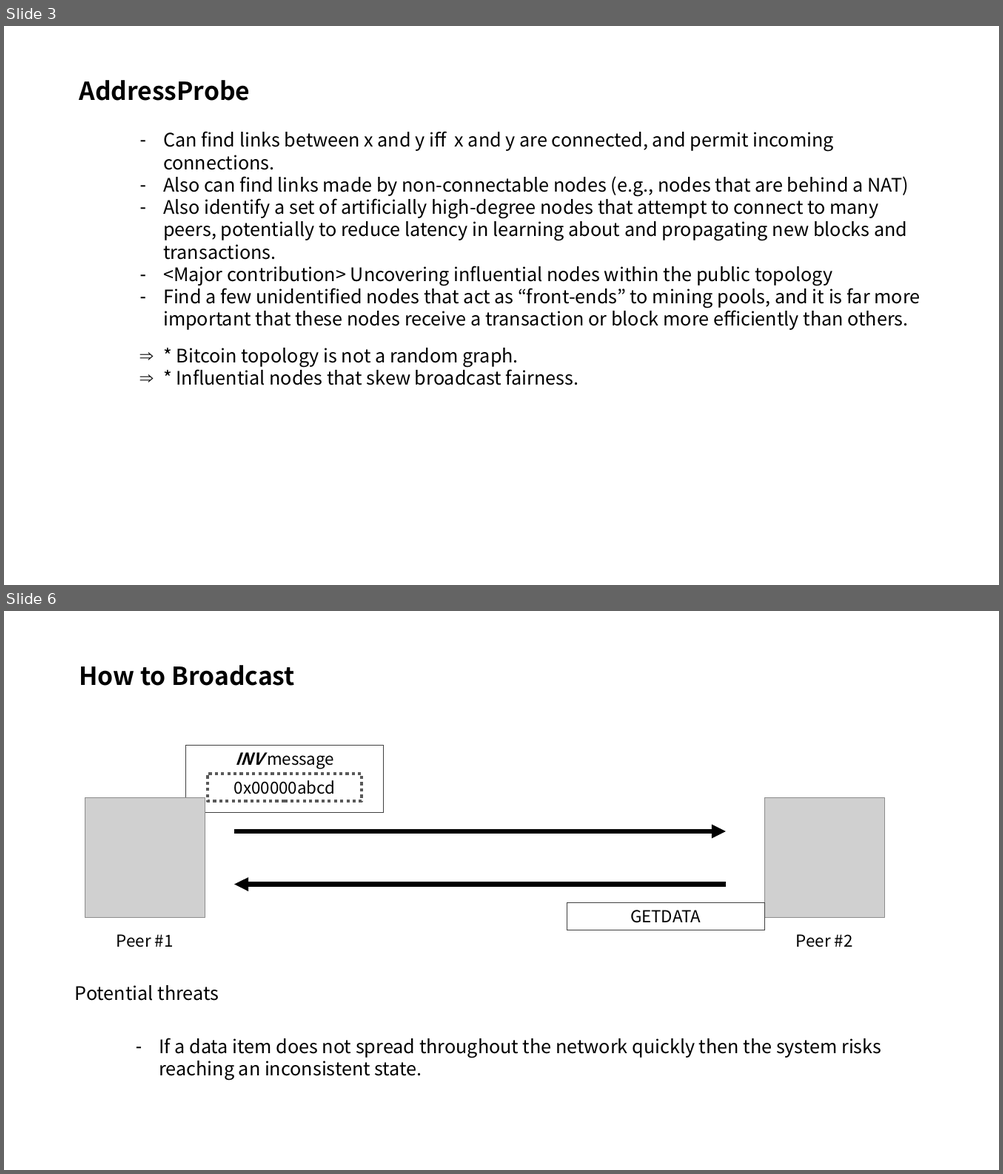
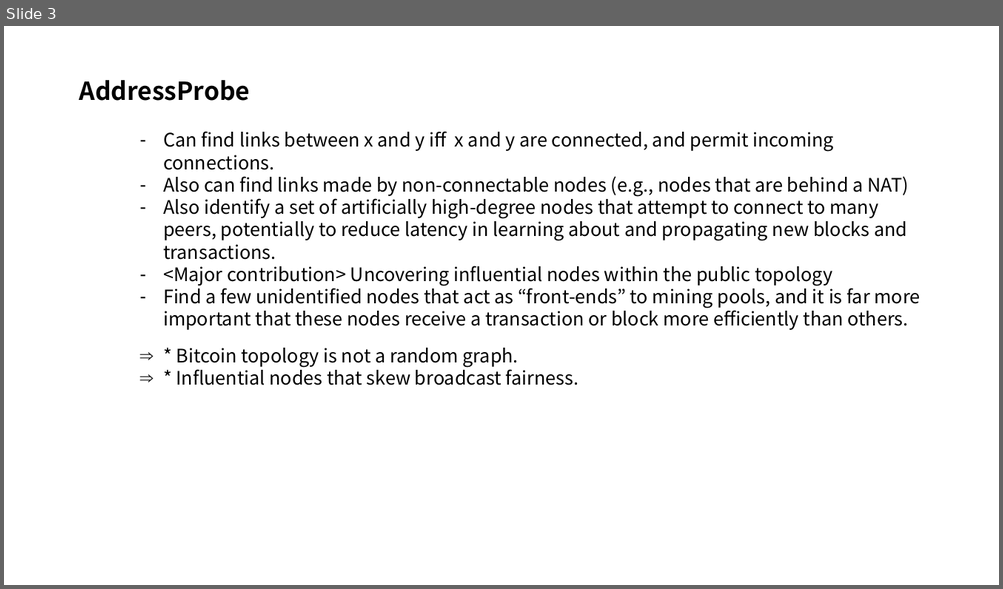
Before and after one commit to FelixSeol/paper, a slide deck: discovering/Discovering Bitcoin's Public topology.pptx. Shown one above the other, each under a label of ours: slides 3 and 6 before the commit, slide 3 after it; the slides between them are not shown. The pictures are 1003x1174 and 1003x589 pixels, drawn with LibreOffice and Linux fonts; fonts in the diff are those of the drawing; grey boxes stand for pictures. Boxes give left, top, right and bottom in pixels: in the first picture for what was removed or moved away, otherwise in the second. Text is boxed around its words. In the diff, an @@ line names an element or a change of style, - is before the commit and + after.

```diff
--- a/discovering/Discovering Bitcoin's Public topology.pptx
+++ b/discovering/Discovering Bitcoin's Public topology.pptx
@@ slide 6 removed at bbox=[4, 611, 999, 1170], background #FFFFFF @@
@@ text removed at bbox=[79, 665, 295, 686] @@
-How to Broadcast
@@ rectangle removed at bbox=[186, 745, 384, 813] @@
-INV message
@@ rectangle removed at bbox=[208, 774, 362, 801] @@
-0x00000abcd
@@ picture removed at bbox=[85, 798, 205, 918] @@
@@ picture removed at bbox=[764, 798, 885, 918] @@
@@ arrow removed from (235, 832) to (726, 832) @@
@@ arrow removed from (726, 885) to (235, 885) @@
@@ rectangle removed at bbox=[566, 903, 764, 931] @@
-GETDATA
@@ text removed at bbox=[116, 934, 173, 948] @@
-Peer #1
@@ text removed at bbox=[796, 934, 853, 948] @@
-Peer #2
@@ text removed at bbox=[75, 985, 219, 1001] @@
-Potential threats
@@ text removed at bbox=[159, 1038, 881, 1080] @@
-– If a data item does not spread throughout the network quickly then the system risks reaching an inconsistent state.
```
Also in this commit, not shown: 3 slides changed, 9 slides added.
